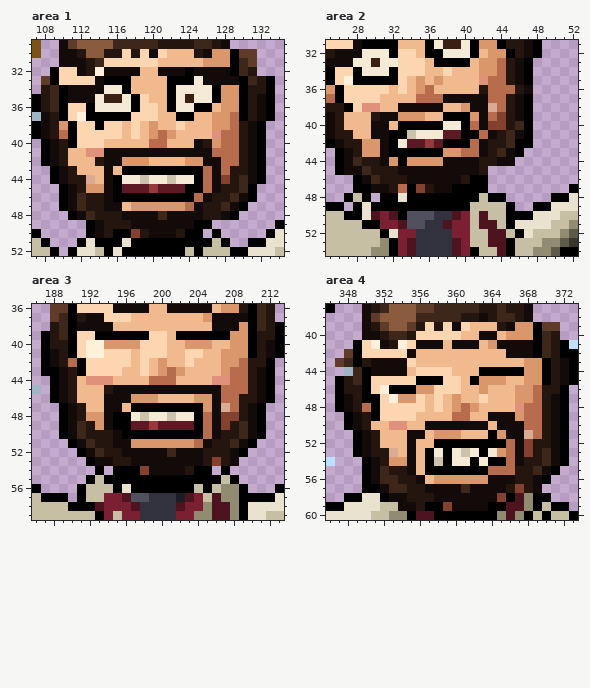
Edited in one commit: pixel-art file (Assets/Characters/Josh/josh_defeat.aseprite). The picture above is the old version.
480x80 pixels, 1 frame. Shown: area 1: x 107..134, y 29..52; area 2: x 25..52, y 31..54; area 3: x 186..213, y 36..59; area 4: x 346..373, y 37..60. The commit also changed other parts of the picture, which this record leaves out.
And afterwards:
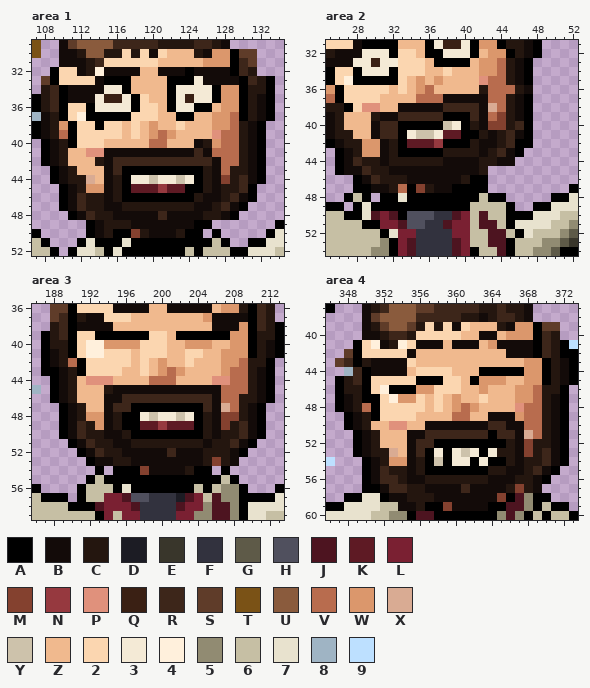
Palette (. is transparent): A #000000  B #130b09  C #24160f  D #1c1c24  E #39362b  F #32323e  G #5e5a48  H #50505e  J #4d1420  K #5e1a24  L #7a2032  M #84412f  N #96393f  P #e0917c  Q #3a2014  R #3d261a  S #5f3c29  T #7a5216  U #8a5b3d  V #b86c4e  W #db976c  X #d9ab93  Y #cdc2ab  Z #f0b98e  2 #fbd6b0  3 #f4ead6  4 #fff0dc  5 #918b72  6 #c6bfa4  7 #e8e2ce  8 #9fb4c4  9 #bde0ff
Difference:
Area 1:
Colour Y becomes colour 3 in row 44 at x 119 and 122.
Colour 3 becomes colour A in row 44 at x 117.
Colour K becomes colour A in row 45 at x 117.
Colour C becomes colour B in row 46 at x 127; in row 47 at x 126; in row 48 at x 116.
Colour A becomes colour C in rows 44 to 46 at x 116.
Colour V becomes colour C in rows 43 to 45 at x 126; in row 46 at x 125; in row 47 at x 124.
Colour W becomes colour C in row 47 at x 118 to 123.
Colour Z becomes colour C in row 47 at x 117.
Colour N becomes colour K in row 45 at x 120.
Colour K becomes colour N in row 45 at x 121.
Colour B becomes colour R in row 41 at x 125; in row 42 at x 116 and 126.
Colour W becomes colour R in row 42 at x 117 to 119 and 124 to 125.
Colour Z becomes colour R in row 42 at x 120 to 123; in row 43 at x 116.
Colour 3 becomes colour Y in row 44 at x 120 and 123.
Area 2:
Colour Y becomes colour 3 in row 41 at x 34.
Colour 3 becomes colour A in row 42 at x 33.
Colour C becomes colour B in row 42 at x 43; in row 45 at x 32.
Colour A becomes colour C in rows 42 to 43 at x 32; in row 44 at x 33.
Colour V becomes colour C in row 40 at x 41; in row 41 at x 42; in row 42 at x 41; in row 43 at x 40 to 41.
Colour W becomes colour C in row 43 at x 38 to 39; in row 44 at x 32 and 34 to 37.
Colour N becomes colour K in row 42 at x 36.
Colour K becomes colour N in row 42 at x 37.
Colour A becomes colour R in row 41 at x 32.
Colour B becomes colour R in row 38 at x 41; in rows 40 to 41 at x 31.
Colour W becomes colour R in row 38 at x 40; in row 39 at x 33 to 35 and 41.
Colour Z becomes colour R in row 38 at x 38 to 39; in row 39 at x 36 to 37; in row 40 at x 32.
Colour 3 becomes colour Y in row 40 at x 38; in row 41 at x 35 to 36.
Area 3:
Colour Y becomes colour 3 in row 48 at x 198 and 201.
Colour 3 becomes colour A in row 48 at x 197.
Colour K becomes colour A in row 49 at x 197.
Colour C becomes colour B in row 50 at x 194.
Colour A becomes colour C in rows 48 to 49 at x 195; in row 50 at x 196.
Colour V becomes colour C in rows 48 to 50 at x 205; in row 51 at x 204.
Colour W becomes colour C in row 51 at x 197 to 203.
Colour N becomes colour K in row 49 at x 199.
Colour K becomes colour N in row 49 at x 200.
Colour B becomes colour R in row 46 at x 196; in row 47 at x 195.
Colour W becomes colour R in row 46 at x 197 to 199 and 204 to 205; in row 47 at x 205.
Colour Z becomes colour R in row 46 at x 200 to 203; in row 47 at x 196.
Colour 3 becomes colour Y in row 48 at x 199 and 202.
Area 4:
Colour C becomes colour B in row 55 at x 367; in row 56 at x 355.
Colour V becomes colour B in row 55 at x 366.
Colour V becomes colour C in rows 52 to 54 at x 366; in row 55 at x 364 to 365.
Colour W becomes colour C in row 53 at x 365; in row 56 at x 358 to 363.
Colour Z becomes colour C in rows 54 to 55 at x 356; in row 56 at x 357.
Colour B becomes colour R in row 50 at x 365; in row 51 at x 366.
Colour W becomes colour R in row 51 at x 358 to 360 and 365.
Colour Z becomes colour R in row 50 at x 364; in row 51 at x 357 and 361 to 363; in row 52 at x 356 to 357; in row 53 at x 356.
Where, in picture pixels (left, top, right, bottom), the same in both pictures:
changed: (113, 148, 221, 220)
changed: (380, 103, 497, 175)
changed: (104, 394, 212, 448)
changed: (407, 421, 524, 484)
